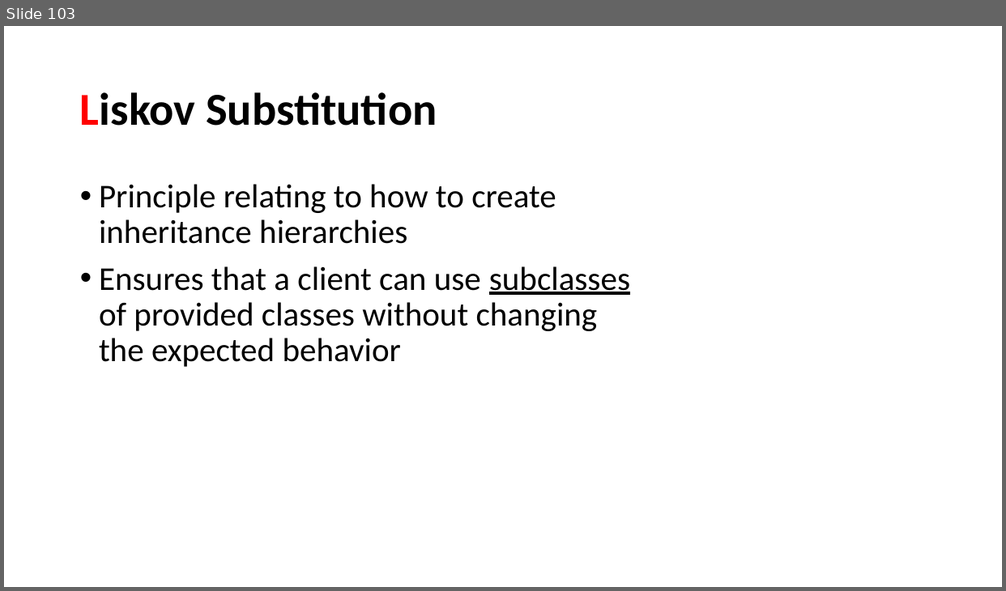
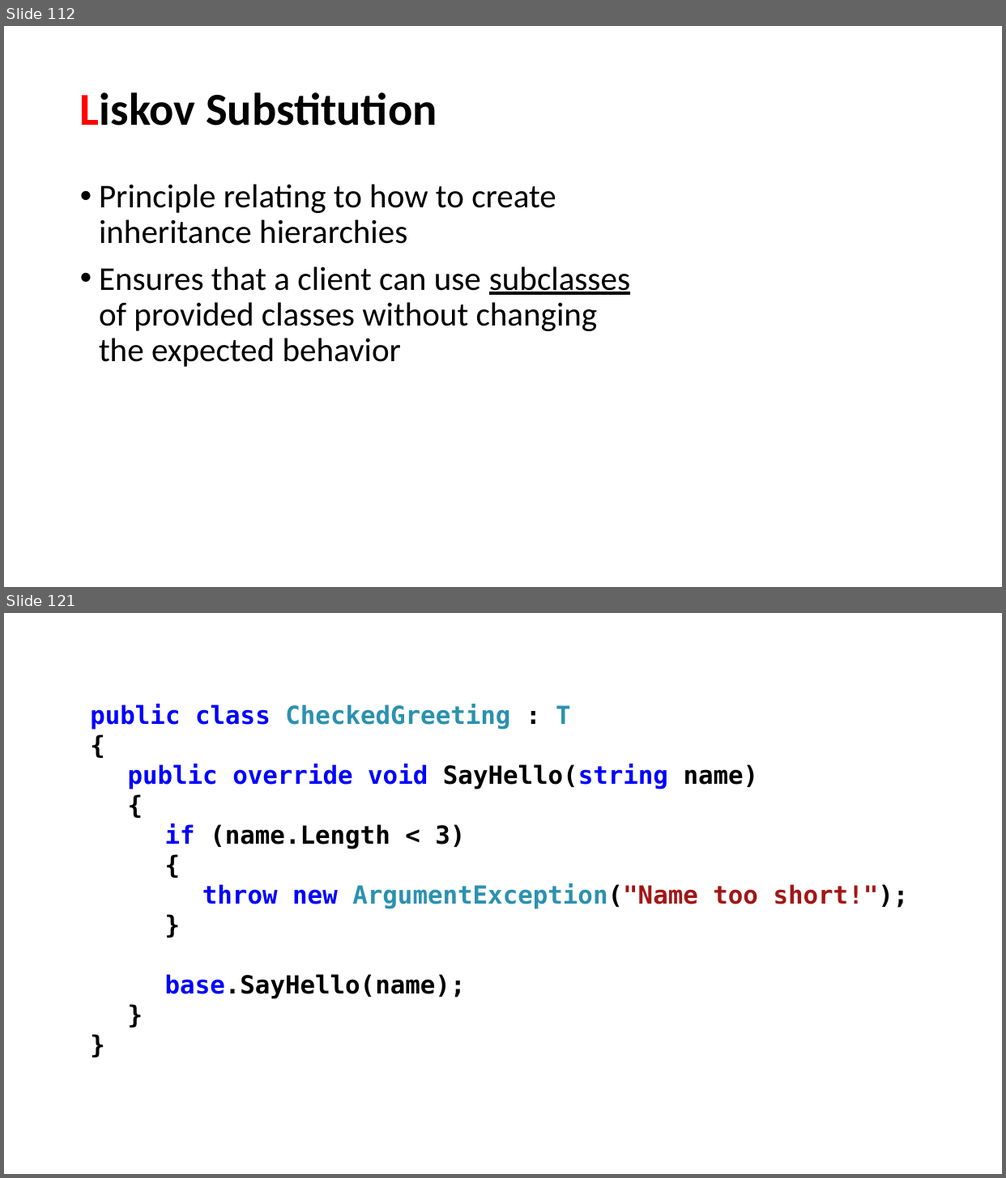
Before and after one commit to perl-easj/OOProg, a slide deck: Chap/SOLID/Presentations/SOLID.pptx. Shown one above the other, each under a label of ours: slide 103 before the commit, slides 112 and 121 after it; the slides between them are not shown. The pictures are 1006x591 and 1006x1178 pixels, drawn with LibreOffice and Linux fonts; fonts in the diff are those of the drawing. Boxes give left, top, right and bottom in pixels: in the first picture for what was removed or moved away, otherwise in the second. Text is boxed around its words. In the diff, an @@ line names an element or a change of style, - is before the commit and + after.

```diff
--- a/Chap/SOLID/Presentations/SOLID.pptx
+++ b/Chap/SOLID/Presentations/SOLID.pptx
@@ slide 121 added at [4,613,1002,1174], background #FFFFFF @@
@@ text added at [90,704,909,999], 24 pt, text #000000, bold @@
+public class CheckedGreeting : T
+{
+public override void SayHello(string name)
+{
+if (name.Length < 3)
+{
+throw new ArgumentException("Name too short!");
+}
+base.SayHello(name);
+}
+}
@@ what was slide 103 is now slide 112 @@
```
Also in this commit, not shown: 3 slides changed, 46 other slides added, 1 slide removed, 25 other files.
